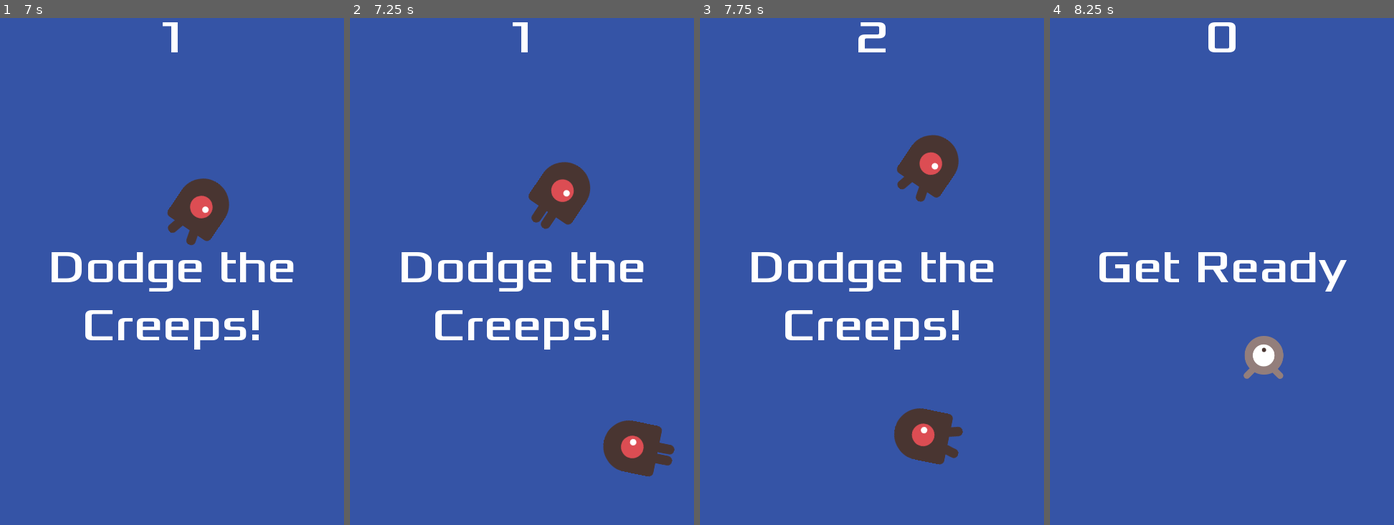
Above: before the commit, frames 1-4 (left to right).
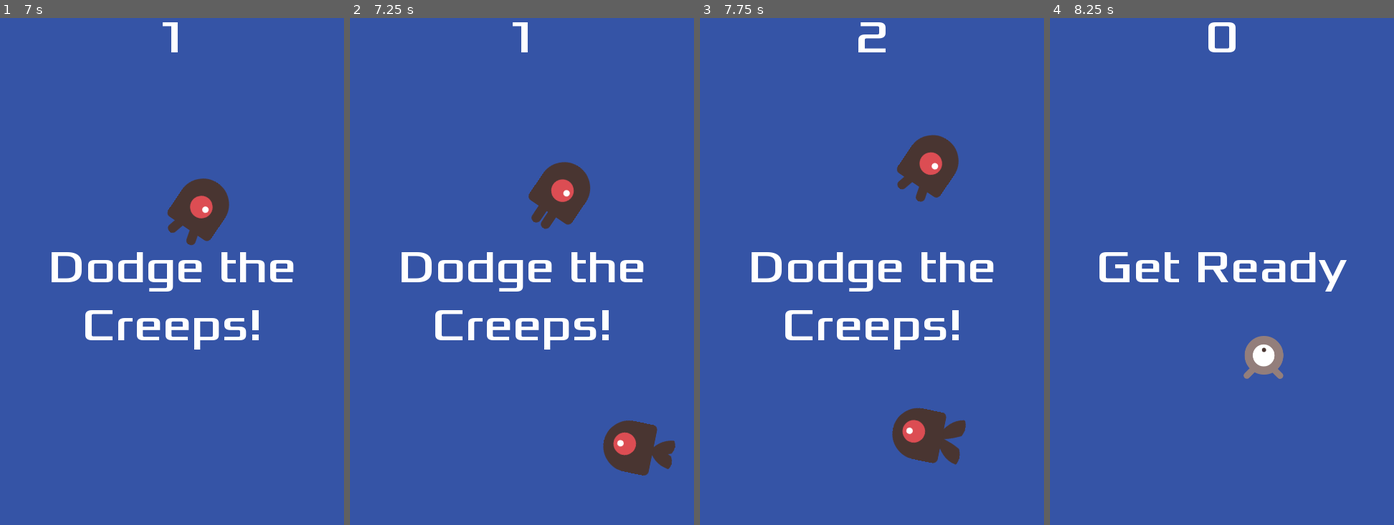
Above: after the commit, the same moments.

Repository: Viessel/demoGodot
Game: Godot game, scene res://Main.tscn
Same seed, same stepped clock (60 frames per second), same inputs: the game is played once before the commit and once after it.
Inputs (mouse positions are in pixels of both pictures, inside the frame that each line leads up to):
- Up to frame 1 (7 s): click "Start" at 0.5 s; tap Enter (start_game) at 1.25, 1.35, 2.1, 2.85, 3.6, 4.35, 5.1, 5.85, 6.6 s; move the mouse to (247, 241) at 1.27 s; hold D (move_right) 1.28-2.03 s; click (247, 241) at 1.42 s; move the mouse to (103, 291) at 2.02 s; hold S (move_down) 2.03-2.78 s; move the mouse to (206, 154) at 2.77 s; hold D (move_right) 2.78-3.53 s; move the mouse to (27, 459) at 3.52 s; hold W (move_up) 3.53-4.28 s; click (27, 459) at 3.67 s; move the mouse to (275, 342) at 4.27 s; hold A (move_left) 4.28-5.78 s; move the mouse to (68, 190) at 5.02 s; move the mouse to (189, 266) at 5.77 s; hold S (move_down) 5.78-6.53 s; click (189, 266) at 5.92 s; move the mouse to (120, 139) at 6.52 s; hold D (move_right) from 6.53 s (still down)
- Up to frame 2 (7.25 s): keep holding D (move_right)
- Up to frame 3 (7.75 s): move the mouse to (985, 448) at 7.27 s; release D (move_right) at 7.28 s; hold W (move_up) from 7.28 s (still down); tap Enter (start_game) at 7.35 s; click (985, 448) at 7.42 s
- Up to frame 4 (8.25 s): release W (move_up) at 8 s; click "Start" at 8 s

Frame 1 is identical in both runs. In frame 2, 0.4% of the frame differs, in the area x 76-95%, y 80-91%; in frame 3, 0.6%, in the area x 55-78%, y 76-89%; in frame 4, nothing differs.
Error before the commit: Parse Error: Unexpected token: Identifier:_input_event (res://Mob.gd:17)

Commit message:
working. no music

Diff:
--- a/Mob.gd
+++ b/Mob.gd
@@ -7,11 +7,3 @@
 
 func _on_VisibilityNotifier2D_screen_exited():
 	queue_free()
-
-
-
-
-
-func _on_Mob_input_event(viewport, event, shape_idx):
-	print(event)
-_input_event()
